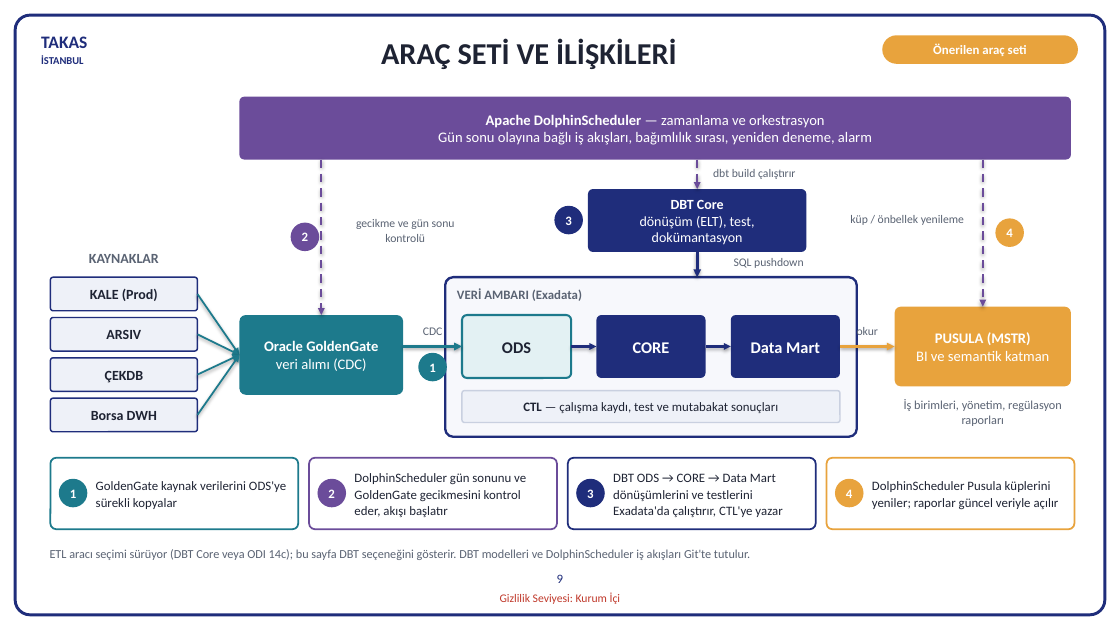
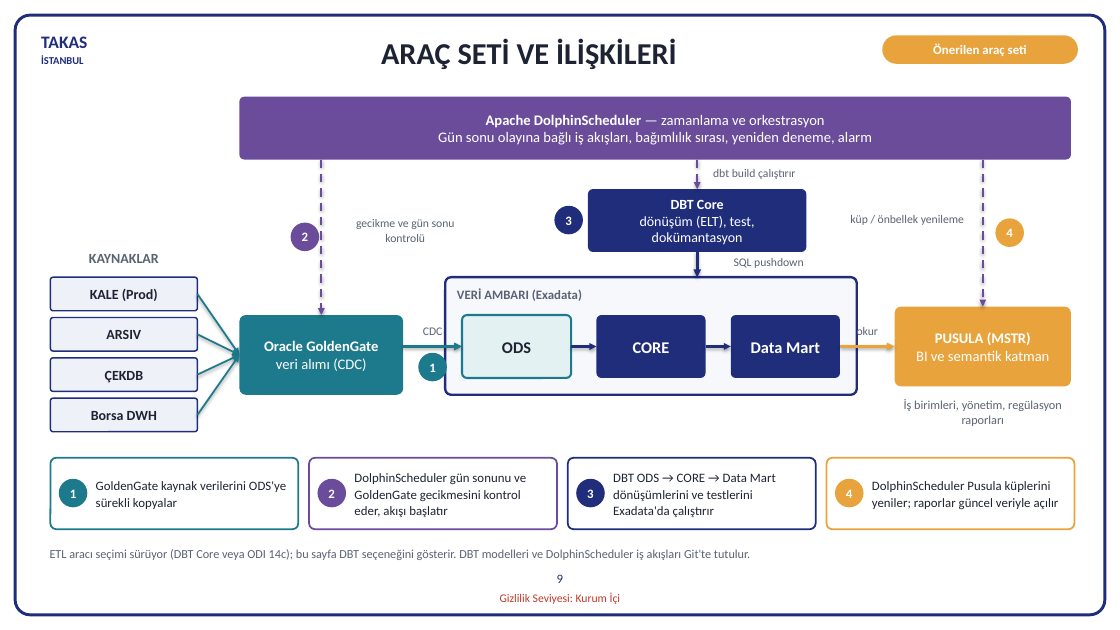
Before and after one commit to hanifidemirel0/Cursor-Projects, a slide deck: slide 9 of outputs/dwh-sunum-kasim-2026/5 - DWHSunum_Kasim2026.pptx. Drawn at 1120x630 pixels with LibreOffice and Linux fonts; fonts in the diff are those of the drawing. Boxes give left, top, right and bottom in pixels: in the first picture for what was removed or moved away, otherwise in the second. Text is boxed around its words. In the diff, an @@ line names an element or a change of style, - is before the commit and + after.

```diff
--- a/outputs/dwh-sunum-kasim-2026/5 - DWHSunum_Kasim2026.pptx
+++ b/outputs/dwh-sunum-kasim-2026/5 - DWHSunum_Kasim2026.pptx
@@ rounded rectangle: place and size @@
-rounded rectangle at box(445, 277, 857, 437)
+rounded rectangle at box(445, 277, 857, 395)
@@ rounded rectangle removed at box(462, 391, 840, 423) @@
-CTL — çalışma kaydı, test ve mutabakat sonuçları
@@ text at box(613, 473, 776, 517): text changed @@
-DBT ODS → CORE → Data Mart dönüşümlerini ve testlerini Exadata'da çalıştırır, CTL'ye yazar
+DBT ODS → CORE → Data Mart dönüşümlerini ve testlerini Exadata'da çalıştırır
```
Also in this commit, not shown: 2 other files.
